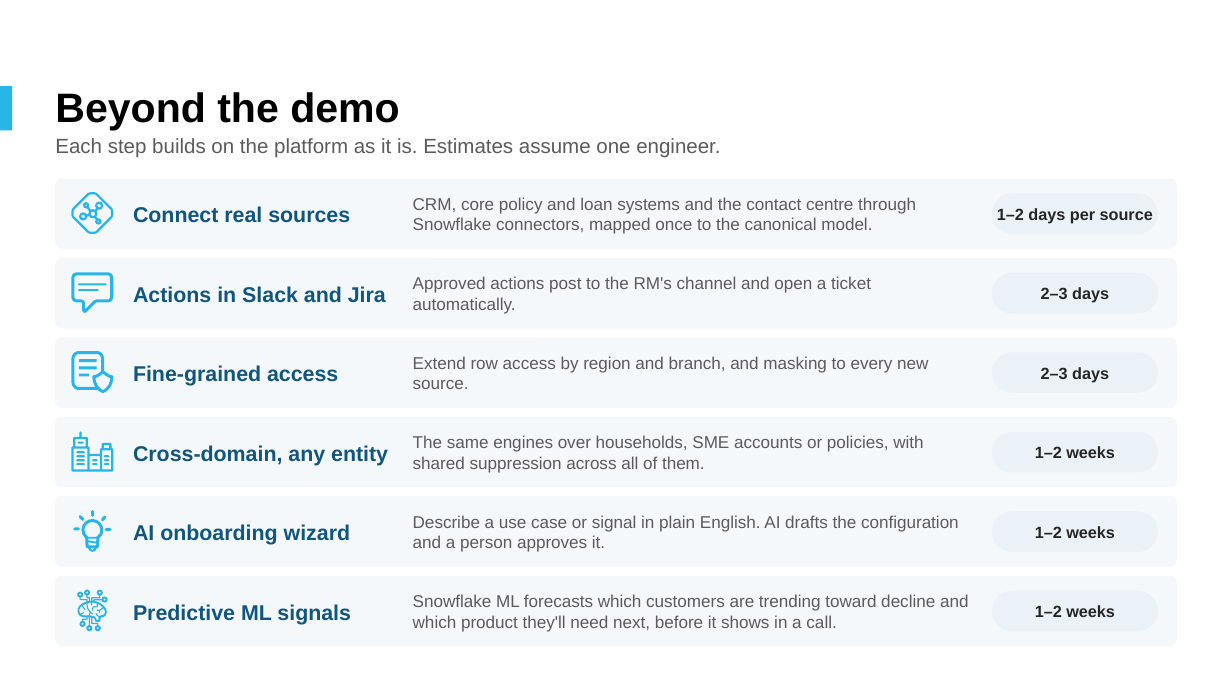
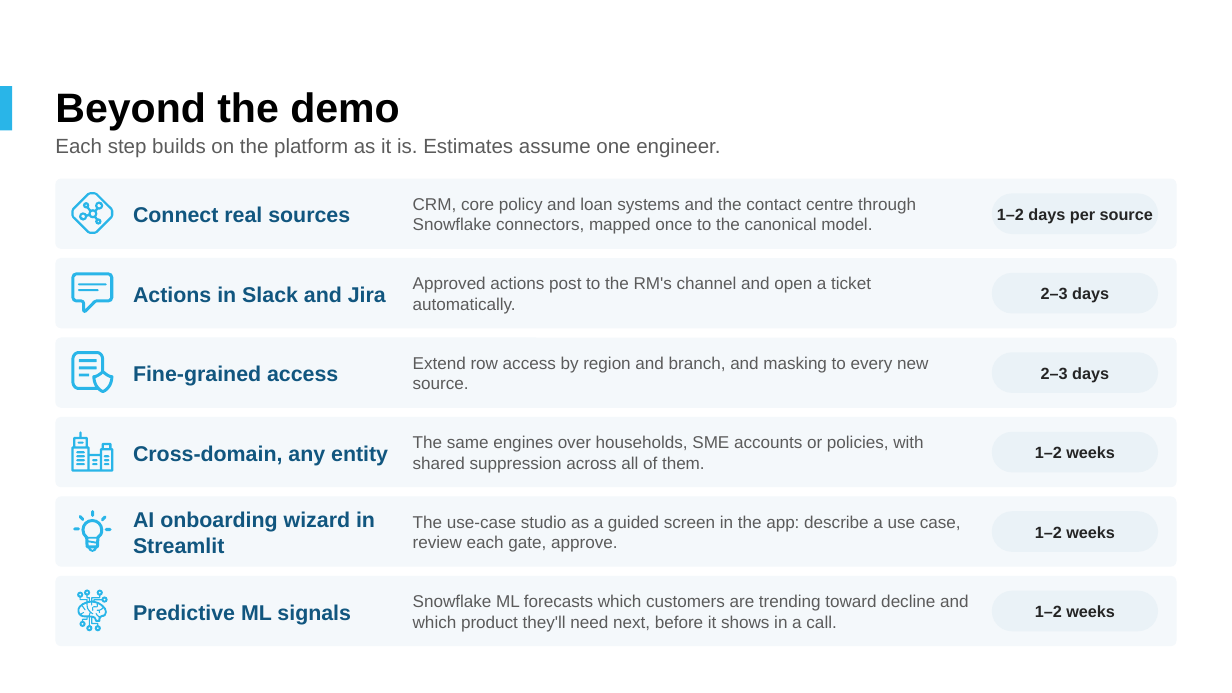
Before and after one commit to sairajsawant/snowflake-c360, a slide deck: slide 20 of deck/Customer360_Decisioning_Platform_Snowflake.pptx (slide 18 before the commit). Drawn at 1232x693 pixels with LibreOffice and Linux fonts; fonts in the diff are those of the drawing; background and template pictures are left out. Boxes give left, top, right and bottom in pixels: in the first picture for what was removed or moved away, otherwise in the second. Text is boxed around its words. In the diff, an @@ line names an element or a change of style, - is before the commit and + after.

```diff
--- a/deck/Customer360_Decisioning_Platform_Snowflake.pptx
+++ b/deck/Customer360_Decisioning_Platform_Snowflake.pptx
@@ text at (133,511,375,554): text changed @@
-AI onboarding wizard
+AI onboarding wizard in Streamlit
@@ text at (413,515,961,552): text changed @@
-Describe a use case or signal in plain English. AI drafts the configuration and a person approves it.
+The use-case studio as a guided screen in the app: describe a use case, review each gate, approve.
```
Also in this commit, not shown: 6 other slides changed, 2 slides added, 37 other files.
